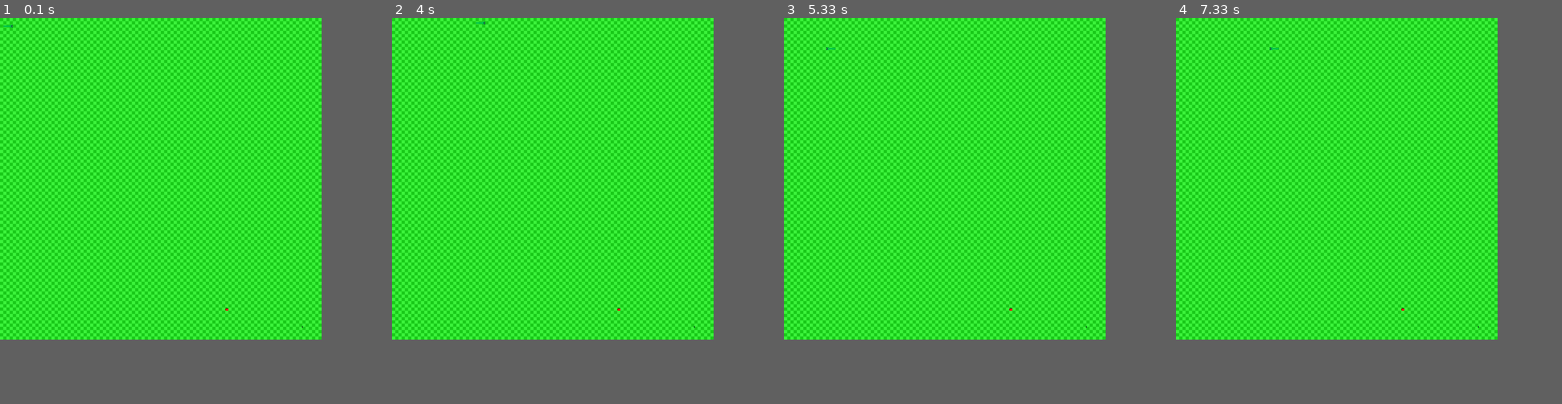
Above: before the commit, frames 1-4 (left to right).
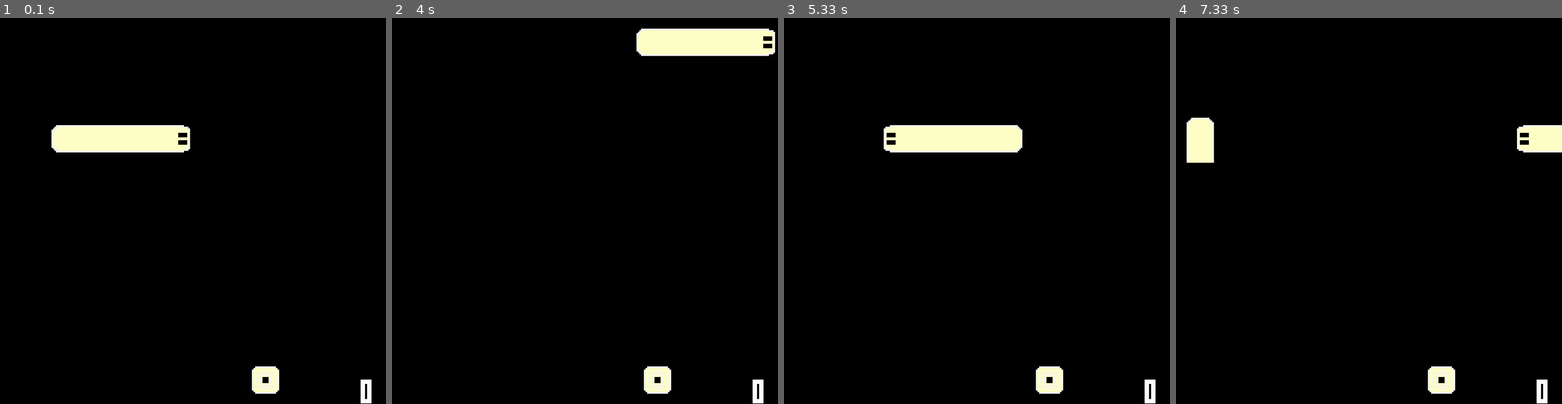
Above: after the commit, the same moments.

Repository: ZZZaky/Snake---pygame
Game: pygame game, started from main.py
Same seed, same stepped clock (60 frames per second), same inputs: the game is played once before the commit and once after it.
Inputs:
- Up to frame 1 (0.1 s): no input
- Up to frame 2 (4 s): hold Right 0.33-0.8 s; hold Up 0.83-1.13 s; hold Right 1.17-1.63 s; hold Down 2.23-2.53 s; hold Left 2.57-2.97 s; hold Up 3-3.37 s; hold Right from 3.4 s (still down)
- Up to frame 3 (5.33 s): release Right at 4.03 s; hold Down 4.07-4.43 s; hold Left 4.47-4.93 s; hold Right from 4.97 s (still down)
- Up to frame 4 (7.33 s): release Right at 5.43 s; hold Up 5.47-5.77 s; hold Right 5.8-6.27 s; hold Left 6.3-6.83 s; hold Down 6.87-7.17 s; hold Left from 7.2 s (still down)
In our replay, the window is 750x750 before the commit and 900x900 after it. These sizes can differ from the game's own. Grey fills any space a smaller window leaves; there, only what the larger window draws over its background counts as a difference.

The runs differ from the first frame. In frame 1, 70% of the frame differs, in the area x 0-97%, y 0-100%; in frame 2, 71%, in the area x 0-100%, y 0-100%; in frame 3, 70%; in frame 4, 71%.

Commit message:
out of border

Diff:
--- a/main.py
+++ b/main.py
@@ -109,6 +109,28 @@
             self.tail = self.tail_up
 
     def move_snake(self):
+        x_pos = self.body[0].x
+        y_pos = self.body[0].y
+        x_dir = self.direction.x
+        y_dir = self.direction.y
+
+        if x_pos + x_dir >= cell_number:
+            _body = self.body[:-1]
+            _body.insert(0, Vector2(-1, y_pos))
+            self.body = _body[:]
+        elif x_pos + x_dir < 0:
+            _body = self.body[:-1]
+            _body.insert(0, Vector2(cell_number, y_pos))
+            self.body = _body[:]
+        elif y_pos + y_dir >= cell_number:
+            _body = self.body[:-1]
+            _body.insert(0, Vector2(x_pos, -1))
+            self.body = _body[:]
+        elif y_pos + y_dir < 0:
+            _body = self.body[:-1]
+            _body.insert(0, Vector2(x_pos, cell_number))
+            self.body = _body[:]
+
         if self.new_block == True:
             _body = self.body[:]
             _body.insert(0, _body[0] + self.direction)
@@ -119,6 +141,7 @@
             _body.insert(0, _body[0] + self.direction)
             self.body = _body[:]
 
+
     def add_block(self):
         self.new_block = True
 
@@ -132,12 +155,14 @@
 class Fruit:
     def __init__(self):
         self.randomize()
+        self.apple = pygame.image.load('assets/apple.png').convert_alpha()
+        self.apple = pygame.transform.scale(self.apple, (cell_size, cell_size))
 
     def draw_fruit(self):
         x_pos = int(self.pos.x * cell_size)
         y_pos = int(self.pos.y * cell_size)
         fruit_rect = pygame.Rect(x_pos, y_pos, cell_size, cell_size)
-        screen.blit(apple, fruit_rect)
+        screen.blit(self.apple, fruit_rect)
 
     def randomize(self):
         self.x = random.randint(0, cell_number - 1)
@@ -172,9 +197,6 @@
                 self.fruit.randomize()
 
     def check_fail(self):
-        if not 0 <= self.snake.body[0].x < cell_number or not 0 <= self.snake.body[0].y < cell_number:
-            self.game_over()
-
         for block in self.snake.body[1:]:
             if block == self.snake.body[0]:
                 self.game_over()
@@ -183,16 +205,15 @@
         self.snake.reset()
 
     def draw_grass(self):
-        grass_color = (27, 204, 27)
+        grass_color = (0, 0, 0)
         for row in range(cell_number):
             for column in range(cell_number):
-                if column % 2 == row % 2:
-                    grass_rect = pygame.Rect(column * cell_size, row * cell_size, cell_size, cell_size)
-                    pygame.draw.rect(screen, grass_color, grass_rect)
+                grass_rect = pygame.Rect(column * cell_size, row * cell_size, cell_size, cell_size)
+                pygame.draw.rect(screen, grass_color, grass_rect)
 
     def draw_score(self):
         score_text = str(len(self.snake.body) - 3)
-        score_surface = game_font.render(score_text, True, (1, 4, 18))
+        score_surface = game_font.render(score_text, True, (255, 255, 255))
         score_x = int(cell_size * cell_number - 60)
         score_y = int(cell_size * cell_number - 40)
         score_rect = score_surface.get_rect(center = (score_x, score_y))
@@ -201,23 +222,23 @@
 
 
 pygame.init()
-
-cell_size = 10
-cell_number = 100
-
+SCREEN_UPDATE = pygame.USEREVENT
+#####################################################
+###################### SETTINGS #####################
+cell_size = 150  #size in pixels
+cell_number = 8 #number of cells in grid
+pygame.time.set_timer(SCREEN_UPDATE, 150) #game speed
+###################### SETTINGS #####################
+#####################################################
 screen = pygame.display.set_mode((cell_size * cell_number, cell_size * cell_number))
 clock = pygame.time.Clock()
 
-apple = pygame.image.load('assets/apple.png').convert_alpha()
-apple = pygame.transform.scale(apple, (cell_size, cell_size))
-
 game_font = pygame.font.Font('assets/font.ttf', int(cell_size / 2))
 
 fruit = Fruit()
 snake = Snake()
 
-SCREEN_UPDATE = pygame.USEREVENT
-pygame.time.set_timer(SCREEN_UPDATE, 50)
+
 
 main_game = MAIN()
 
@@ -241,7 +262,6 @@
             if event.key == pygame.K_LEFT and main_game.snake.direction.x != 1:
                 main_game.snake.direction = Vector2(-1, 0)
 
-    screen.fill((61, 245, 61))
     main_game.draw_elements()
     pygame.display.update()
     clock.tick(150)
Binary file changed: assets/apple.png
Binary file changed: assets/snake_body_horizontal.png
Binary file changed: assets/snake_body_vertical.png
Binary file changed: assets/snake_head_down.png
Binary file changed: assets/snake_head_left.png
Binary file changed: assets/snake_head_right.png
Binary file changed: assets/snake_head_up.png
Binary file changed: assets/snake_tail_down.png
Binary file changed: assets/snake_tail_left.png
Binary file changed: assets/snake_tail_right.png
Binary file changed: assets/snake_tail_up.png
Binary file changed: assets/snake_turn_down-left.png
(and 3 more such lines)
